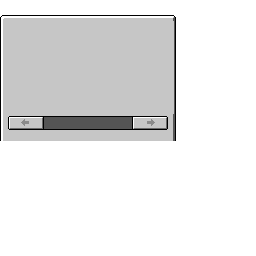
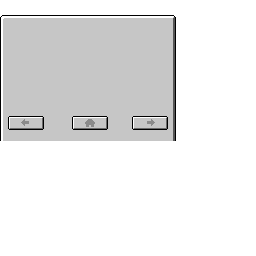
Comparing the layer stacks of the two 256 × 256 images. Changes:
added group "Gruppe 1" with 32 layers above "Ebene 7" over (85, 119, 95, 127)
added layer "Ebene 7" above "Ebene 6" over (72, 116, 108, 130)
added layer "Ebene 5" above "Ebene 4" over (43, 116, 133, 130)
added layer "Ebene 3" above "Ebene 2" over (173, 21, 174, 114)
